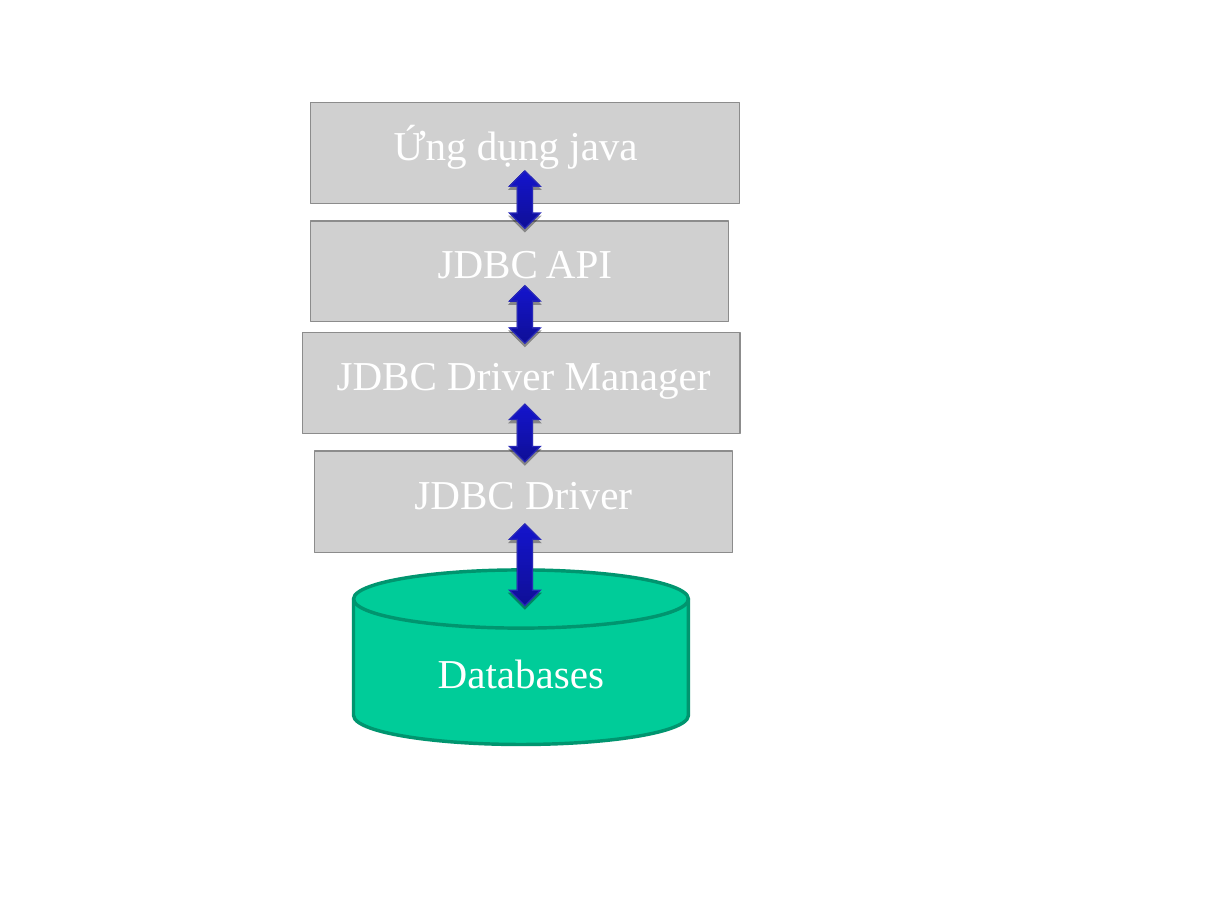
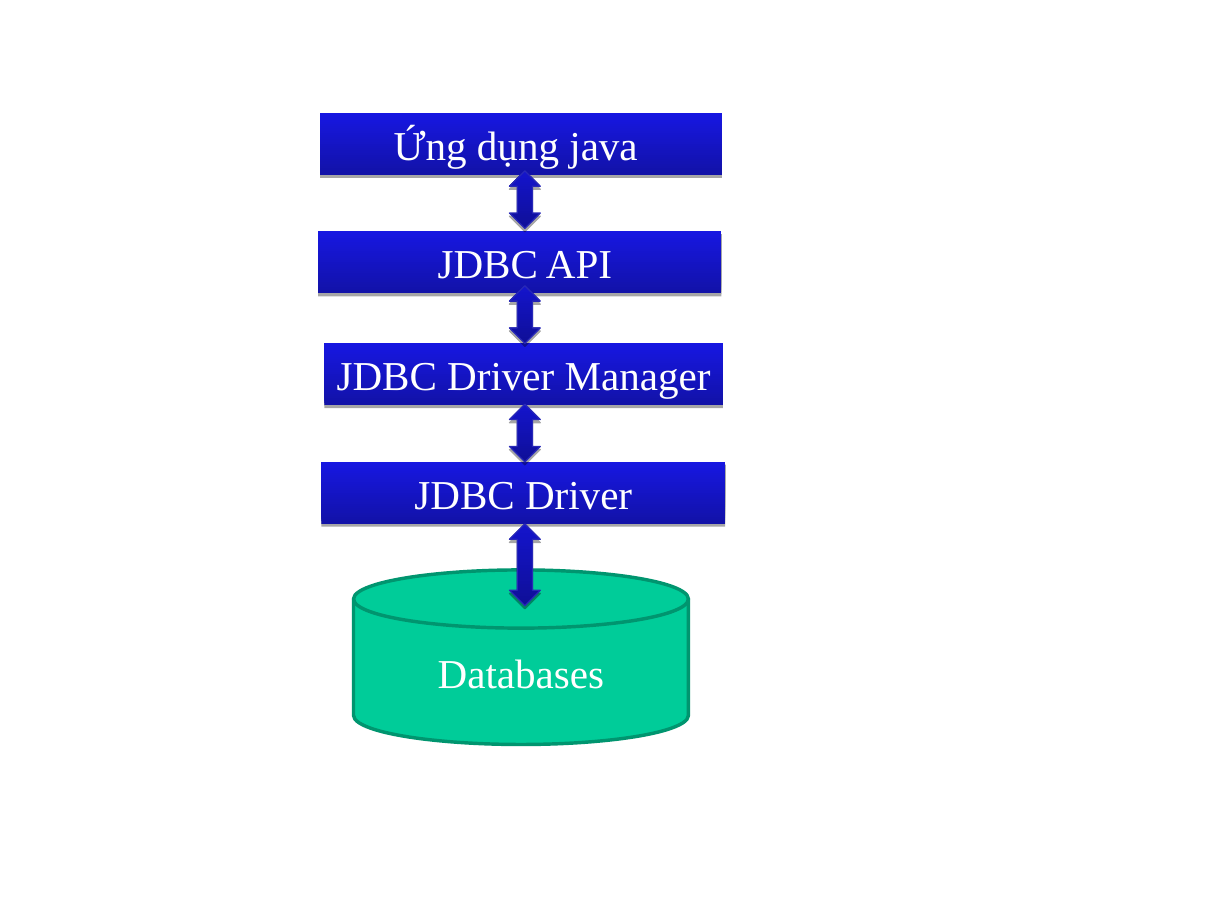
Before and after one commit to XTSoft2004/JavaCoBan, a slide deck: slide 36 of Phan 2 HDT va LtCSDL trong Java.ppt (slide 35 before the commit). Drawn at 1232x924 pixels with LibreOffice and Linux fonts; fonts in the diff are those of the drawing; grey boxes stand for pictures. Boxes give left, top, right and bottom in pixels: in the first picture for what was removed or moved away, otherwise in the second. Text is boxed around its words. In the diff, an @@ line names an element or a change of style, - is before the commit and + after.

```diff
--- a/Phan 2 HDT va LtCSDL trong Java.ppt
+++ b/Phan 2 HDT va LtCSDL trong Java.ppt
@@ picture removed at [310, 102, 739, 203] @@
@@ picture removed at [310, 221, 728, 322] @@
@@ 4 rectangles: place and size @@
-4 rectangles at [337, 128, 711, 509]
+4 rectangles at [318, 113, 726, 524]
@@ fill none to gradient #1212A8 to #1717E1; shadow on in 4 elements at [320, 113, 722, 175], [324, 344, 722, 405], [322, 462, 726, 524], [318, 232, 721, 293] @@
@@ picture removed at [302, 333, 739, 434] @@
@@ picture removed at [314, 451, 732, 553] @@
```
Also in this commit, not shown: 6 other slides changed, 1 slide added, 22 other files.
